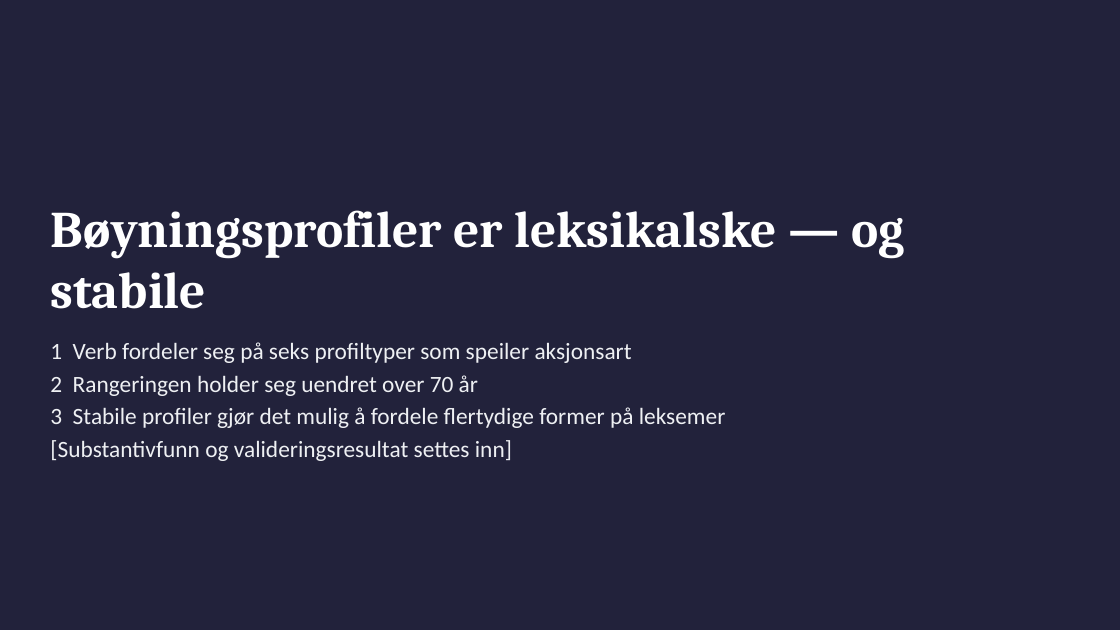
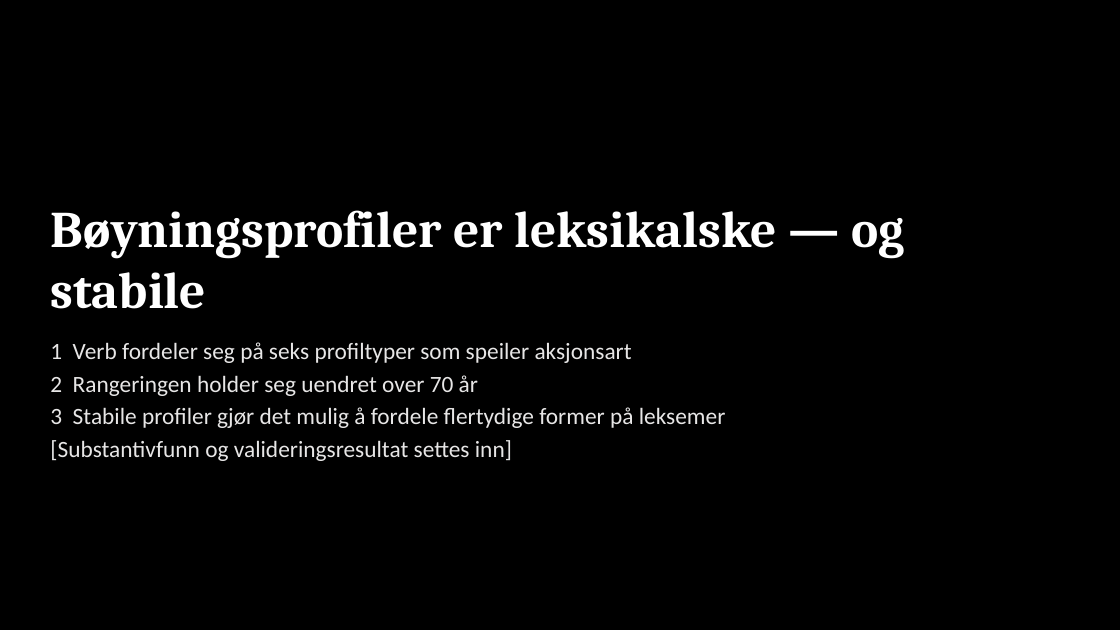
Before and after one commit to Yoonsen/B-yning, a slide deck: slide 15 of tekst/mons_presentasjon.pptx. Drawn at 1120x630 pixels with LibreOffice and Linux fonts; fonts in the diff are those of the drawing. Boxes give left, top, right and bottom in pixels: in the first picture for what was removed or moved away, otherwise in the second. Text is boxed around its words. In the diff, an @@ line names an element or a change of style, - is before the commit and + after.

```diff
--- a/tekst/mons_presentasjon.pptx
+++ b/tekst/mons_presentasjon.pptx
@@ background #22223B to #000000 @@
@@ text "1 Verb fordeler seg på ..." at box(50, 342, 726, 461): text colour #EEF0F3 to #E7E6E6 @@
```
Also in this commit, not shown: 10 other slides changed, 7 other files.
